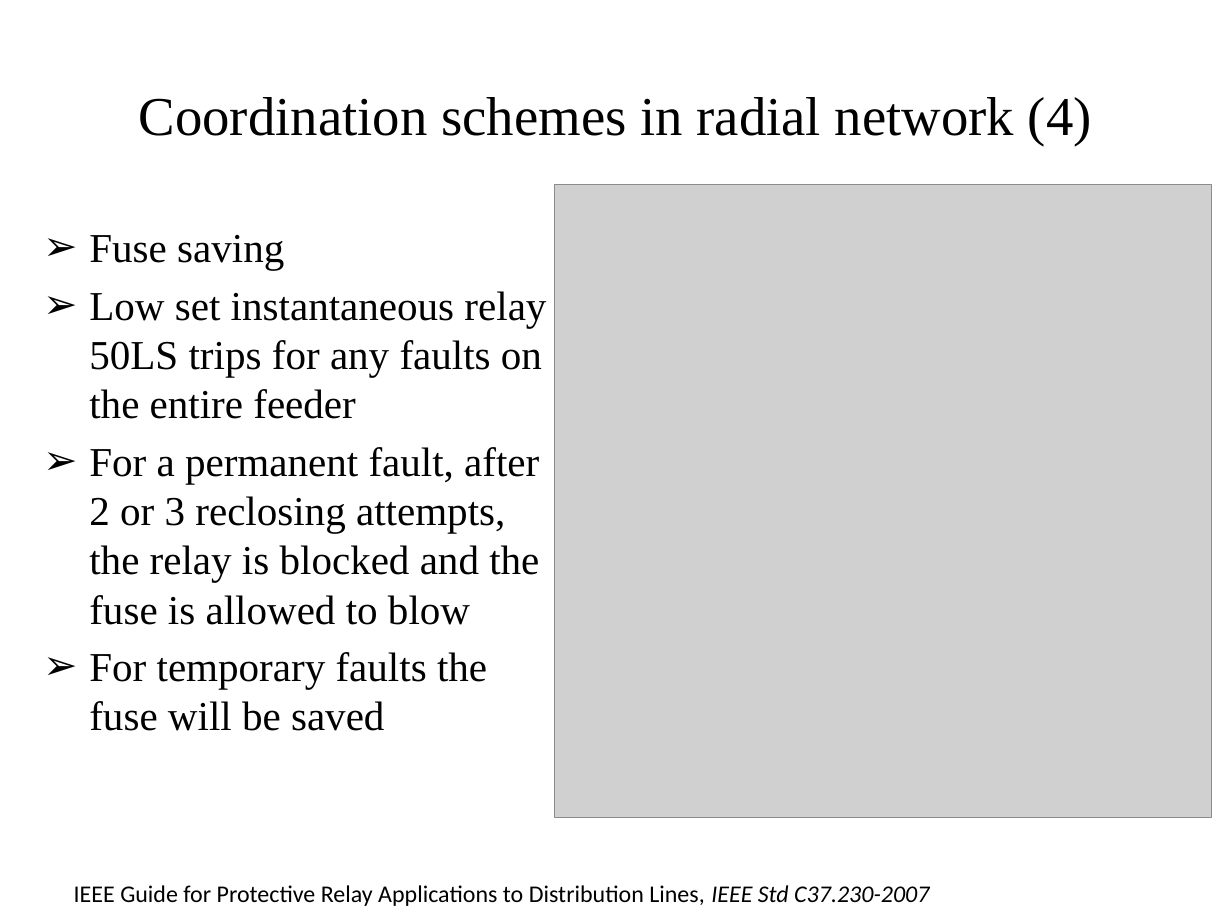
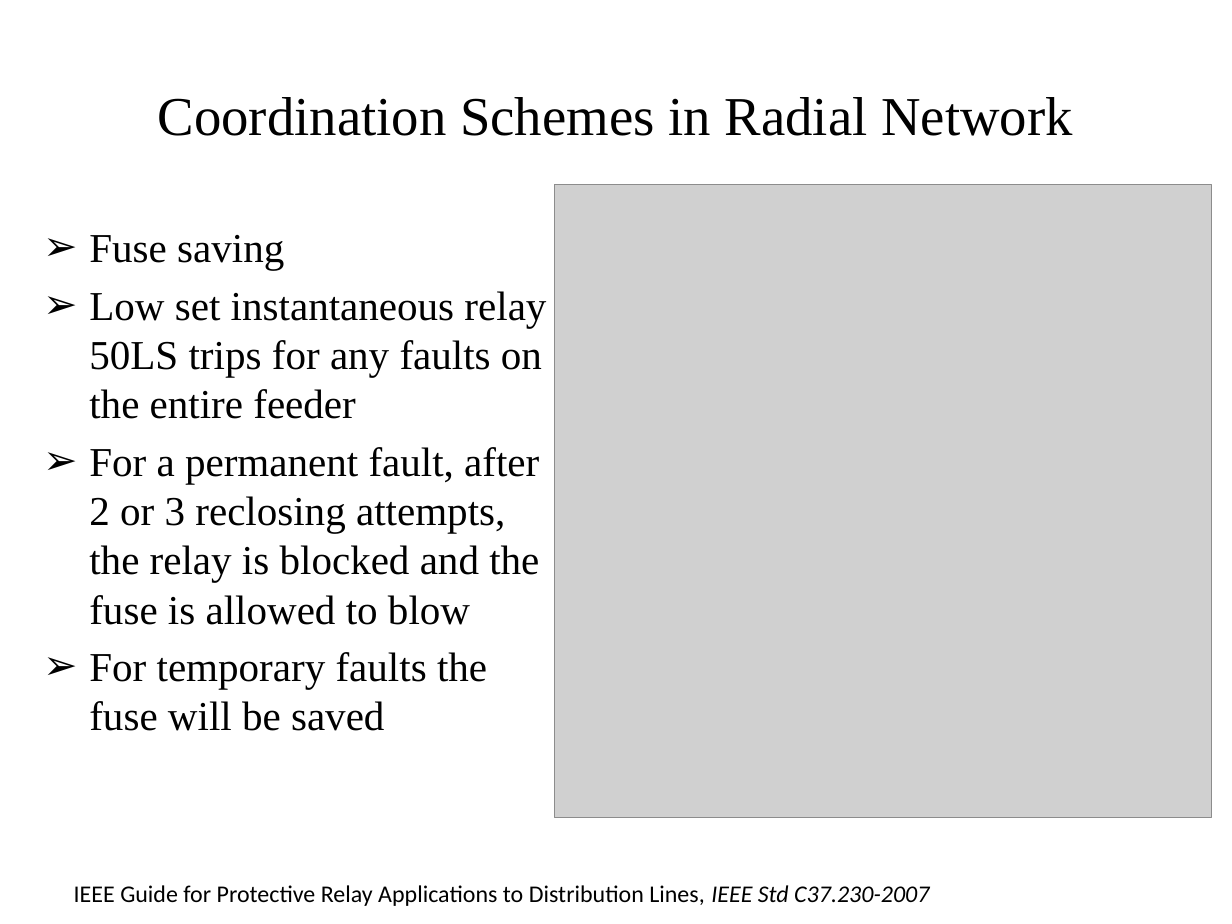
Before and after one commit to gridlab-d/course, a slide deck: slide 23 of University of Washington Class/Module 9 - Automated switching and reconfiguration.pptx. Drawn at 1232x924 pixels with LibreOffice and Linux fonts; fonts in the diff are those of the drawing; grey boxes stand for pictures. Boxes give left, top, right and bottom in pixels: in the first picture for what was removed or moved away, otherwise in the second. Text is boxed around its words. In the diff, an @@ line names an element or a change of style, - is before the commit and + after.

Commit message:
Changes to module 9 for wording and clarity

```diff
--- a/University of Washington Class/Module 9 - Automated switching and reconfiguration.pptx
+++ b/University of Washington Class/Module 9 - Automated switching and reconfiguration.pptx
@@ title at box(158, 97, 1073, 136): text changed @@
-Coordination schemes in radial network (4)
+Coordination Schemes in Radial Network
```
Also in this commit, not shown: 21 other slides changed.
